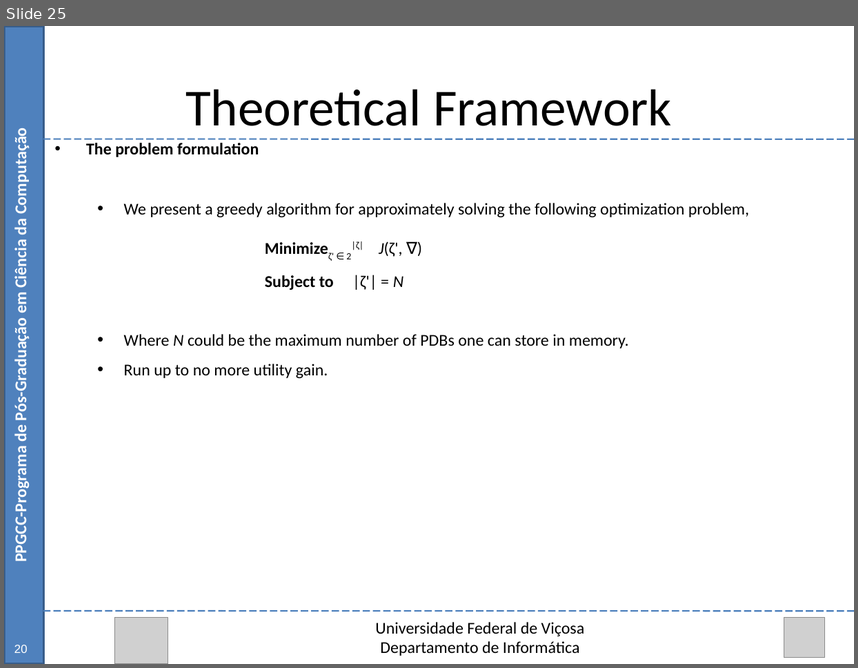
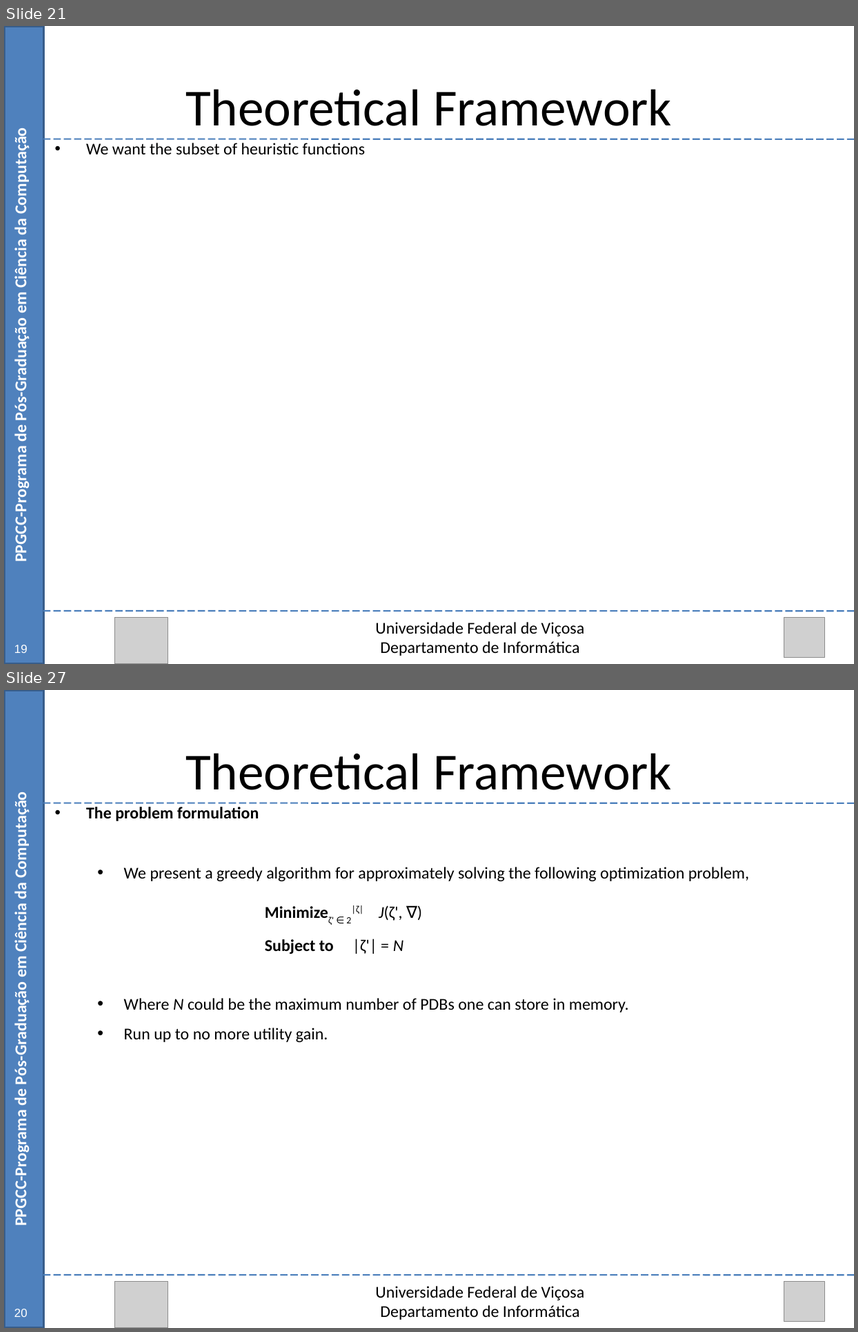
Before and after one commit to Marvinsky/research-marvin, a slide deck: latex/odp/selection heuristics.odp. Shown one above the other, each under a label of ours: slide 25 before the commit, slides 21 and 27 after it; the slides between them are not shown. The pictures are 858x668 and 858x1332 pixels, drawn with LibreOffice and Linux fonts; fonts in the diff are those of the drawing; grey boxes stand for pictures. Boxes give left, top, right and bottom in pixels: in the first picture for what was removed or moved away, otherwise in the second. Text is boxed around its words. In the diff, an @@ line names an element or a change of style, - is before the commit and + after.

Commit message:
01/08/15 update dissertation and selection heuristic odp

```diff
--- a/latex/odp/selection heuristics.odp
+++ b/latex/odp/selection heuristics.odp
@@ slide 21 added at (x1=4, y1=26, x2=854, y2=664), background #FFFFFF @@
@@ rectangle added at (x1=4, y1=26, x2=44, y2=664), fill #4F81BD, outline #385D8A 2.01 pt @@
@@ text added at (x1=185, y1=89, x2=672, y2=126), 44 pt, text #000000 @@
+Theoretical Framework
@@ text added at (x1=10, y1=136, x2=30, y2=559), 14 pt, text #FFFFFF, bold @@
+PPGCC-Programa de Pós-Graduação em Ciência da Computação
@@ line added from (44, 139) to (854, 139), #4A7EBB 1.25 pt @@
@@ text added at (x1=86, y1=143, x2=366, y2=154), 14 pt, text #000000 @@
+• We want the subset of heuristic functions
@@ line added from (44, 611) to (854, 611), #4A7EBB 1.25 pt @@
@@ picture added at (x1=114, y1=617, x2=168, y2=664) @@
@@ text added at (x1=375, y1=621, x2=585, y2=655), 14 pt, text #000000 @@
+Universidade Federal de Viçosa
+Departamento de Informática
@@ picture added at (x1=784, y1=617, x2=824, y2=657) @@
@@ text added at (x1=14, y1=644, x2=27, y2=653), 10 pt, text #FFFFFF @@
+19
@@ what was slide 25 is now slide 27 @@
```
Also in this commit, not shown: 9 slides changed, 1 other slide added, 8 other files.
